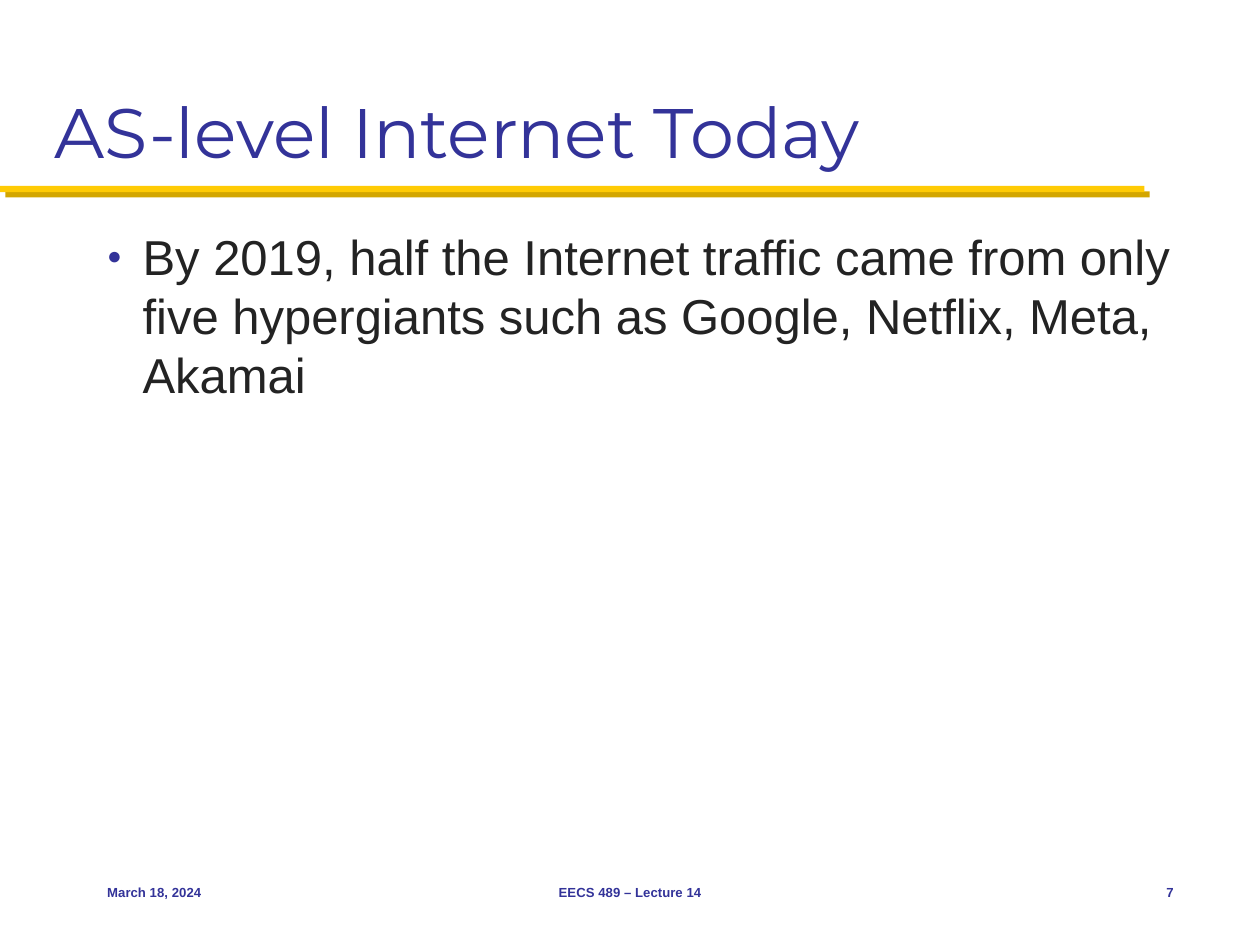
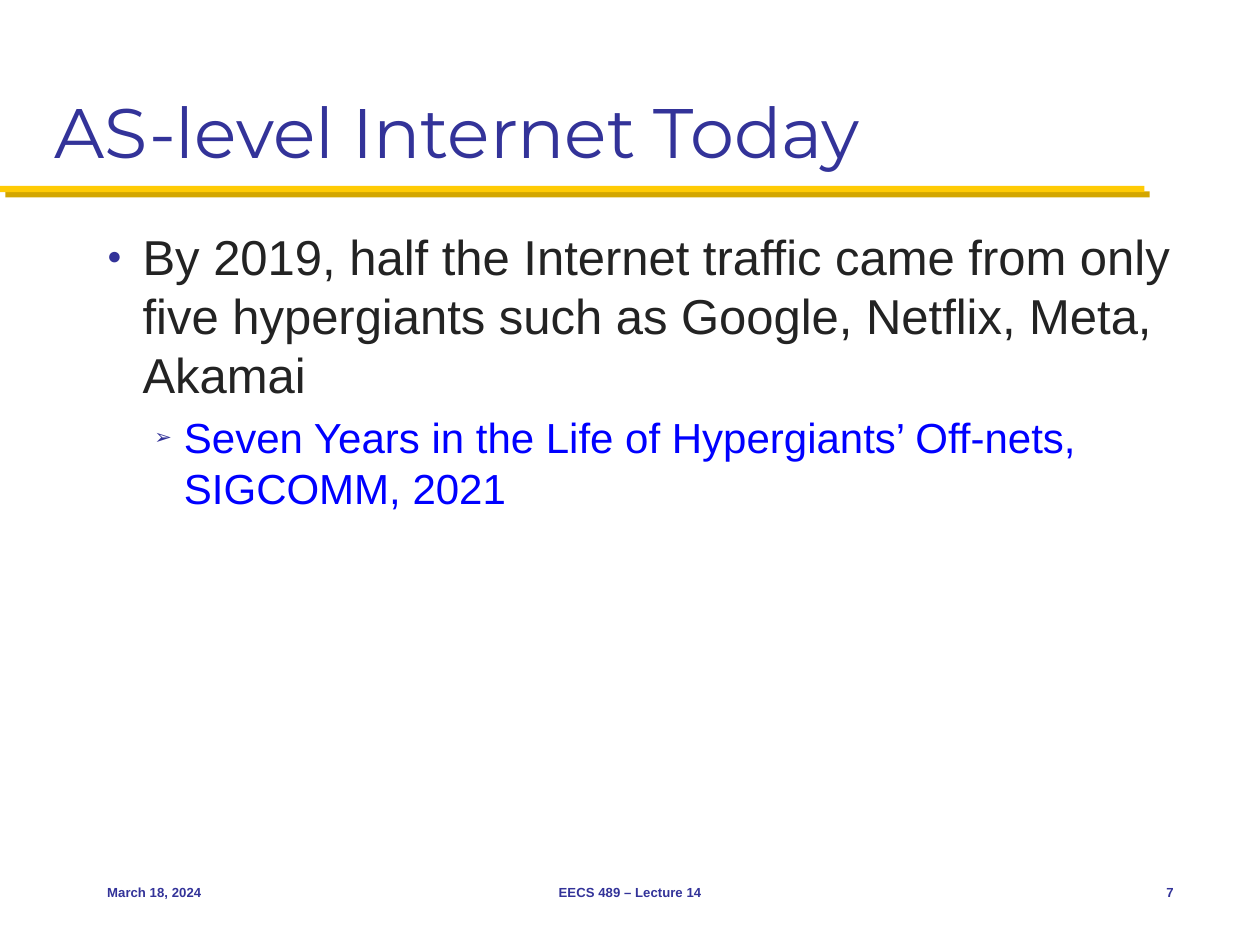
Before and after one commit to mosharaf/eecs489, a slide deck: slide 7 of Slides/031824.pptx. Drawn at 1260x945 pixels with LibreOffice and Linux fonts; fonts in the diff are those of the drawing. Boxes give left, top, right and bottom in pixels: in the first picture for what was removed or moved away, otherwise in the second. Text is boxed around its words. In the diff, an @@ line names an element or a change of style, - is before the commit and + after.

```diff
--- a/Slides/031824.pptx
+++ b/Slides/031824.pptx
@@ text at box(184, 422, 1075, 510): paragraph added @@
+  ➢ Seven Years in the Life of Hypergiants’ Off-nets, SIGCOMM, 2021
```
Also in this commit, not shown: 1 other slide changed, 1 other file.
